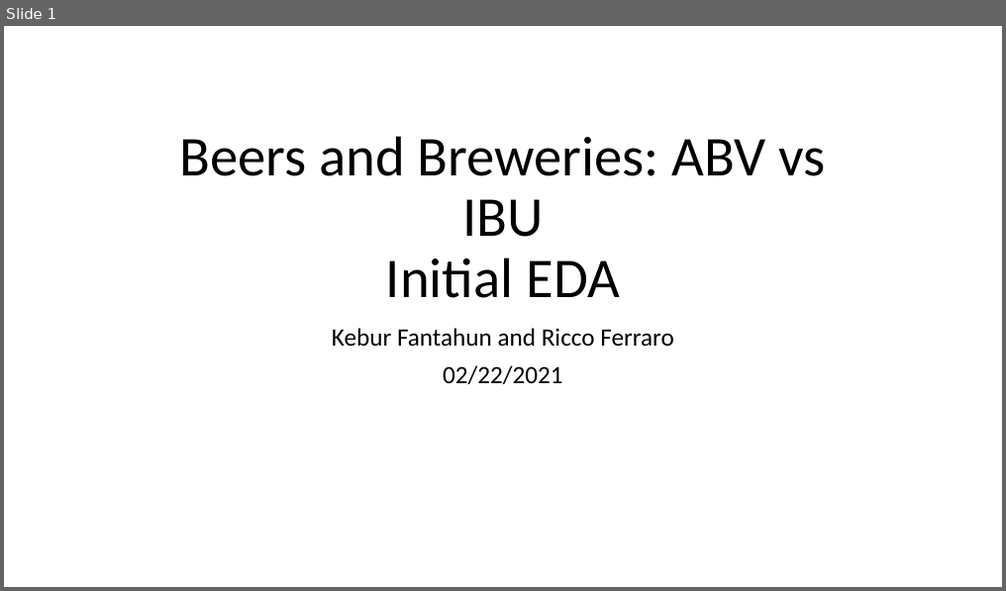
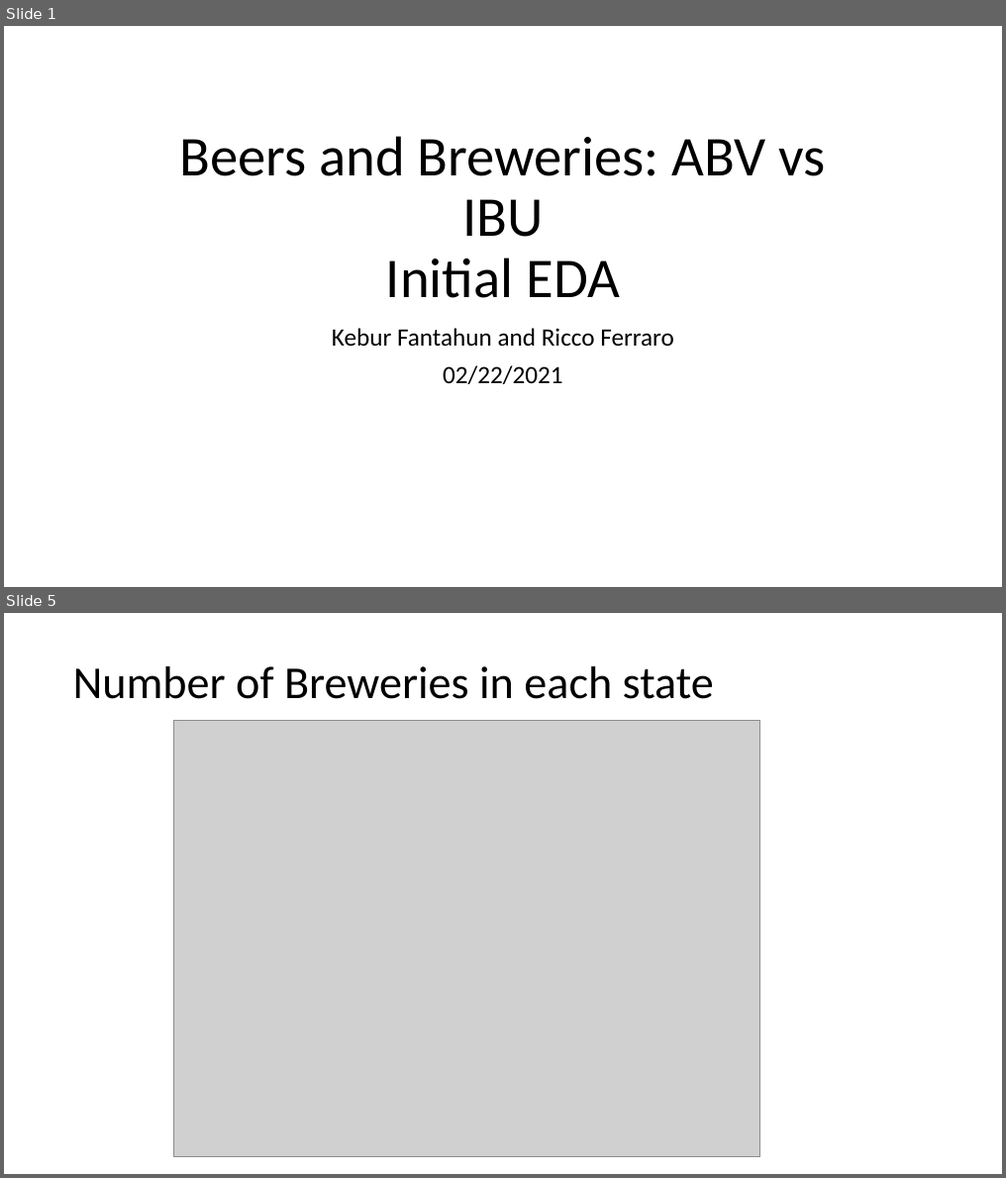
Before and after one commit to RiccoFerraro/dds_case_study_1, a slide deck: Beers_and_Breweries.pptx. Shown one above the other, each under a label of ours: slide 1 before the commit, slides 1 and 5 after it; the slides between them are not shown. The pictures are 1006x591 and 1006x1178 pixels, drawn with LibreOffice and Linux fonts; fonts in the diff are those of the drawing; grey boxes stand for pictures. Boxes give left, top, right and bottom in pixels: in the first picture for what was removed or moved away, otherwise in the second. Text is boxed around its words. In the diff, an @@ line names an element or a change of style, - is before the commit and + after.

```diff
--- a/Beers_and_Breweries.pptx
+++ b/Beers_and_Breweries.pptx
@@ slide 5 added at [4,613,1002,1174], background #FFFFFF @@
@@ title added at [73,666,714,699], 44 pt, text #000000 @@
+Number of Breweries in each state
@@ picture added at [173,721,760,1157] @@
```
Also in this commit, not shown: 6 slides changed, 12 other slides added, 2 slides removed, 3 other files.
